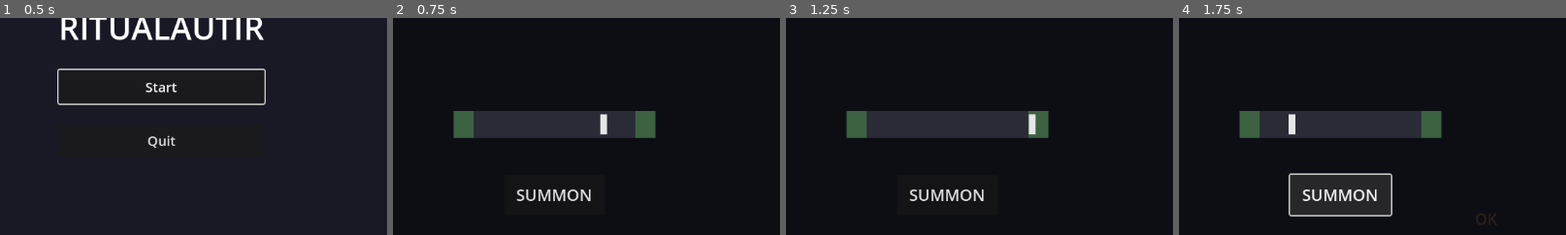
Above: before the commit, frames 1-4 (left to right).
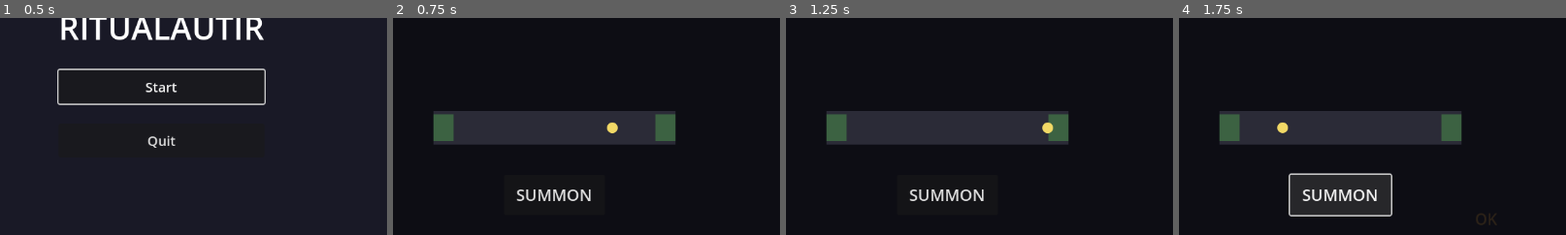
Above: after the commit, the same moments.

Repository: goatonabicycle/ritualautir
Game: Godot game, scene res://menu.tscn
The game is run twice, just before and just after one commit, with the same random seed, the same clock (stepped at 60 frames per second) and the same inputs.
Inputs:
- Up to frame 1 (0.5 s): no input
- Up to frame 2 (0.75 s): click "Start" at 0.5 s
- Up to frame 3 (1.25 s): no input
- Up to frame 4 (1.75 s): click "SUMMON" at 1.25 s
The pictures show only the part of the screen within x 29-79%, y 35-85%; the shares and areas given below are measured in that part.

Frame 1 is identical in both runs. In frame 2, 4.5% of the frame differs, in the area x 10-73%, y 42-59%; in frame 3, 4.2%; in frame 4, 4.5%.

Commit message:
Round thing not square thing

Diff:
--- a/ritualautir/main.gd
+++ b/ritualautir/main.gd
@@ -31,7 +31,7 @@
 
 func move_block():
 	var position_in_cycle = fmod(timer / 2.0, 1.0)
-	var x = sin(position_in_cycle * TAU) * 145 + 145
+	var x = sin(position_in_cycle * TAU) * 172 + 172
 	moving_block.position.x = x
 
 func pulse_rhythm_bar(delta):
@@ -52,9 +52,9 @@
 	multiplier_label.text = "x%.1f" % multiplier
 
 func on_click():
-	var block_x = moving_block.position.x + 5
-	var distance_to_edge = min(block_x, 290 - block_x)
-	var is_left_side = block_x < 145
+	var block_x = moving_block.position.x + 8
+	var distance_to_edge = min(block_x, 344 - block_x)
+	var is_left_side = block_x < 172
 
 	play_sound(distance_to_edge, is_left_side)
 	show_shadow()
@@ -69,7 +69,7 @@
 	flash_zone(zone)
 
 func get_hit_zone(block_x):
-	if block_x < 145:
+	if block_x < 172:
 		return left_zone
 	else:
 		return right_zone
--- a/ritualautir/main.tscn
+++ b/ritualautir/main.tscn
@@ -1,7 +1,21 @@
-[gd_scene load_steps=3 format=3 uid="uid://ryloqukt2276"]
+[gd_scene load_steps=5 format=3 uid="uid://ryloqukt2276"]
 
 [ext_resource type="Script" uid="uid://bdwcqfh7b77de" path="res://main.gd" id="1_0xm2m"]
 [ext_resource type="AudioStream" uid="uid://deyuvmq6vpo5v" path="res://Roomy Hall.wav" id="2_h2yge"]
+
+[sub_resource type="StyleBoxFlat" id="1"]
+bg_color = Color(0.95, 0.85, 0.4, 1)
+corner_radius_top_left = 8
+corner_radius_top_right = 8
+corner_radius_bottom_right = 8
+corner_radius_bottom_left = 8
+
+[sub_resource type="StyleBoxFlat" id="2"]
+bg_color = Color(0.5, 0.5, 0.5, 0.6)
+corner_radius_top_left = 8
+corner_radius_top_right = 8
+corner_radius_bottom_right = 8
+corner_radius_bottom_left = 8
 
 [node name="Main" type="Control"]
 layout_mode = 3
@@ -115,9 +129,9 @@
 anchor_top = 0.5
 anchor_right = 0.5
 anchor_bottom = 0.5
-offset_left = -150.0
-offset_right = 150.0
-offset_bottom = 40.0
+offset_left = -180.0
+offset_right = 180.0
+offset_bottom = 50.0
 grow_horizontal = 2
 grow_vertical = 2
 mouse_filter = 2
@@ -159,30 +173,30 @@
 mouse_filter = 2
 color = Color(0.3, 0.6, 0.3, 0.5)
 
-[node name="MovingBlock" type="ColorRect" parent="GameArea/CenterContainer/RitualCircle/RhythmBar"]
+[node name="MovingBlock" type="Panel" parent="GameArea/CenterContainer/RitualCircle/RhythmBar"]
 layout_mode = 1
 anchors_preset = 4
 anchor_top = 0.5
 anchor_bottom = 0.5
-offset_top = -15.0
-offset_right = 10.0
-offset_bottom = 15.0
-grow_vertical = 2
-mouse_filter = 2
-color = Color(0.9, 0.9, 0.9, 1)
-
-[node name="ClickShadow" type="ColorRect" parent="GameArea/CenterContainer/RitualCircle/RhythmBar"]
+offset_top = -8.0
+offset_right = 16.0
+offset_bottom = 8.0
+grow_vertical = 2
+mouse_filter = 2
+theme_override_styles/panel = SubResource("1")
+
+[node name="ClickShadow" type="Panel" parent="GameArea/CenterContainer/RitualCircle/RhythmBar"]
 visible = false
 layout_mode = 1
 anchors_preset = 4
 anchor_top = 0.5
 anchor_bottom = 0.5
-offset_top = -15.0
-offset_right = 10.0
-offset_bottom = 15.0
-grow_vertical = 2
-mouse_filter = 2
-color = Color(0.5, 0.5, 0.5, 0.6)
+offset_top = -8.0
+offset_right = 16.0
+offset_bottom = 8.0
+grow_vertical = 2
+mouse_filter = 2
+theme_override_styles/panel = SubResource("2")
 
 [node name="AudioStreamPlayer" type="AudioStreamPlayer" parent="."]
 stream = ExtResource("2_h2yge")
--- a/ritualautir/menu.tscn
+++ b/ritualautir/menu.tscn
@@ -7,6 +7,8 @@
 anchors_preset = 15
 anchor_right = 1.0
 anchor_bottom = 1.0
+grow_horizontal = 2
+grow_vertical = 2
 script = ExtResource("1")
 
 [node name="ColorRect" type="ColorRect" parent="."]
